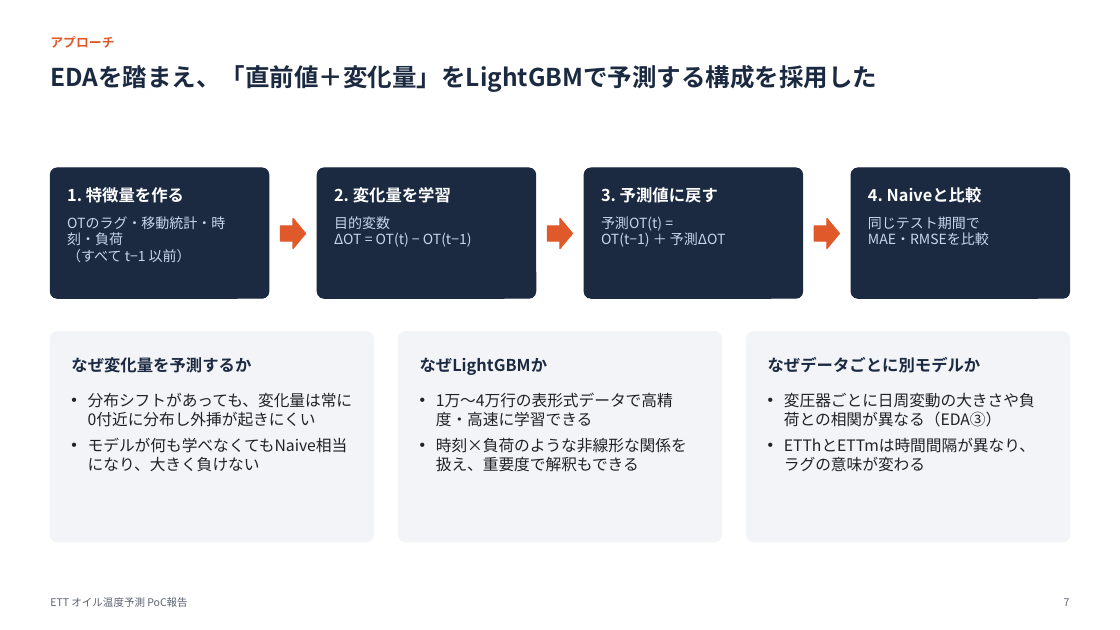
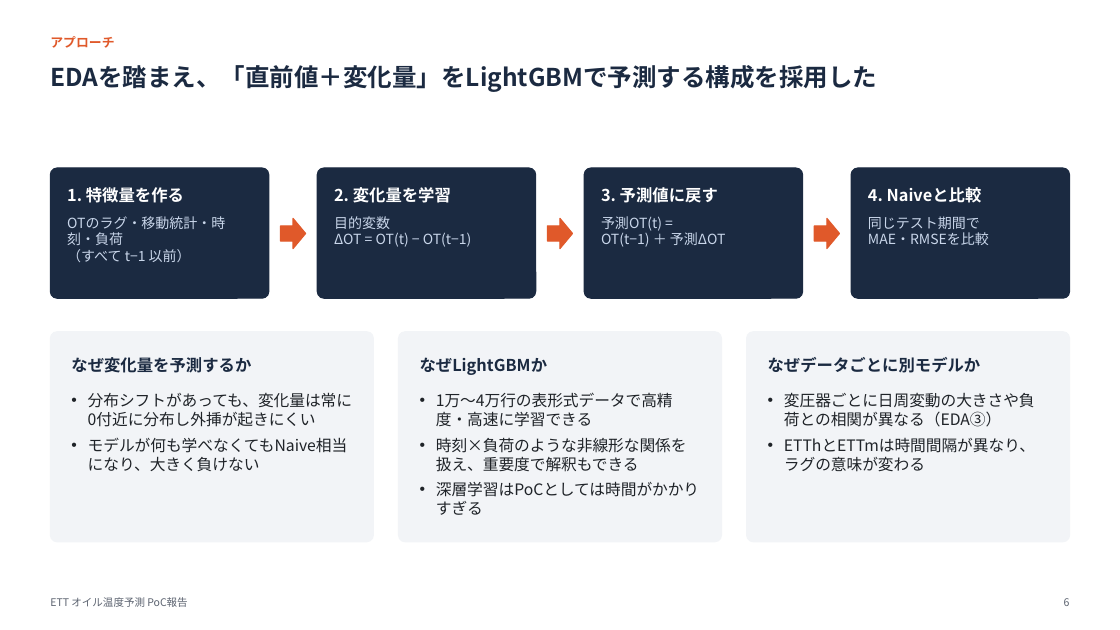
Before and after one commit to IPEC0624/PoC_ETT_clean, a slide deck: slide 6 of assignment-main/report/PoC_report.pptx (slide 7 before the commit). Drawn at 1120x630 pixels with LibreOffice and Linux fonts; fonts in the diff are those of the drawing. Boxes give left, top, right and bottom in pixels: in the first picture for what was removed or moved away, otherwise in the second. Text is boxed around its words. In the diff, an @@ line names an element or a change of style, - is before the commit and + after.

```diff
--- a/assignment-main/report/PoC_report.pptx
+++ b/assignment-main/report/PoC_report.pptx
@@ text at [436,481,699,497]: paragraph added @@
+• 深層学習はPoCとしては時間がかかりすぎる
@@ text at [1064,598,1070,606]: text changed @@
-7
+6
```
Also in this commit, not shown: 13 other slides changed, 1 slide removed, 1 other file.
